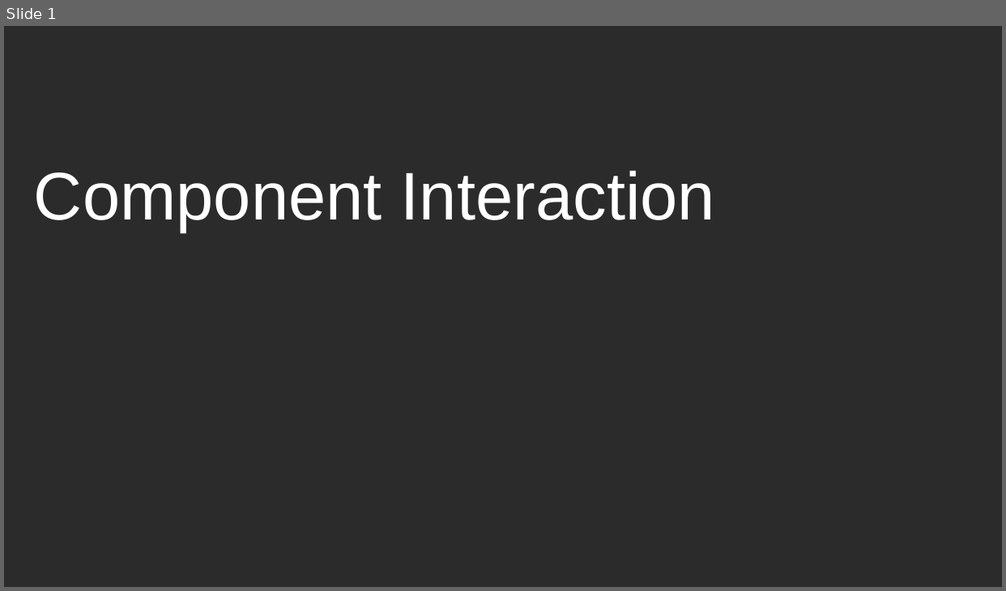
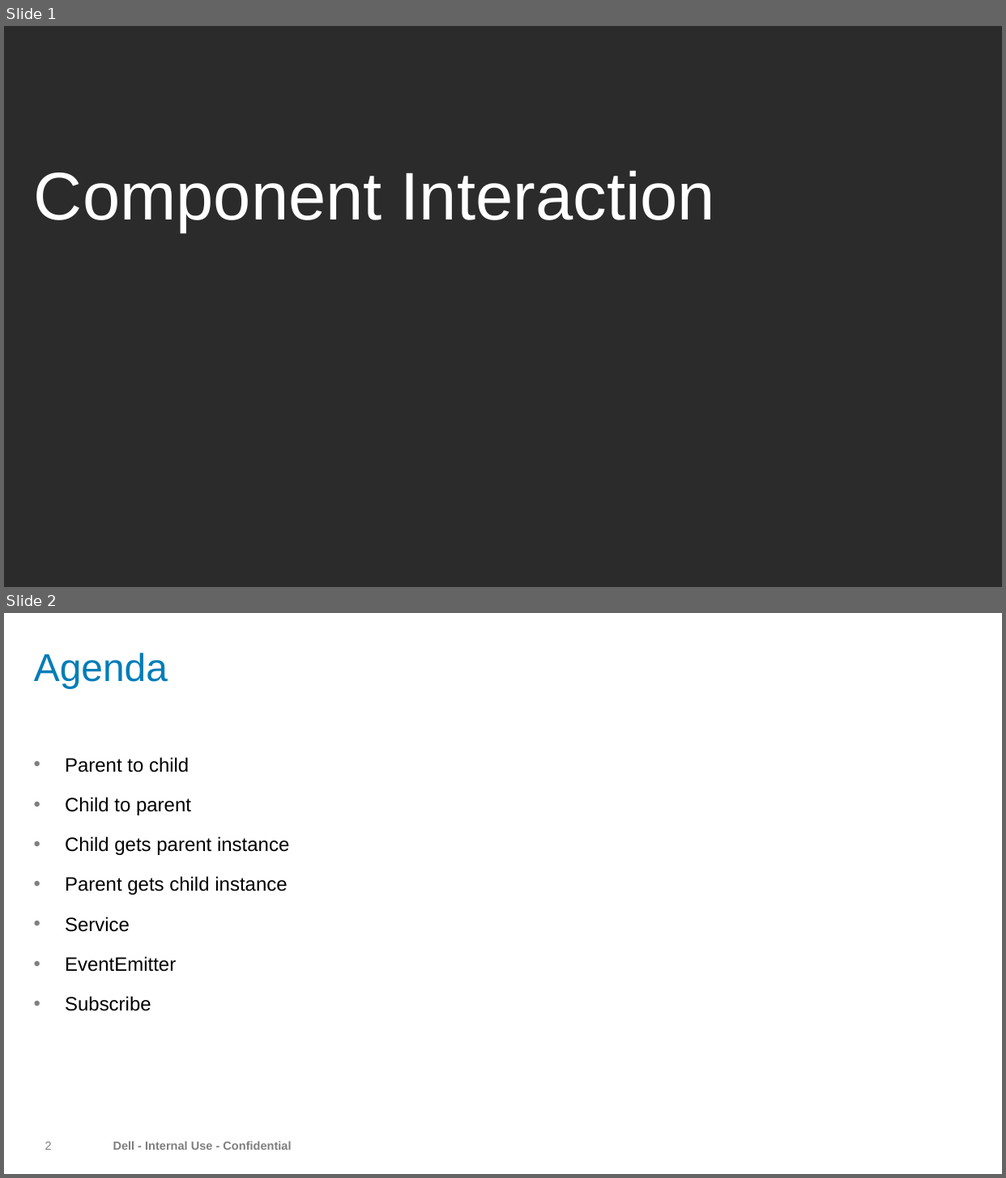
Before and after one commit to iuin/angular-example, a slide deck: Component Interaction.pptx. Shown one above the other, each under a label of ours: slide 1 before the commit, slides 1 and 2 after it. The pictures are 1006x591 and 1006x1178 pixels, drawn with LibreOffice and Linux fonts; fonts in the diff are those of the drawing; background and template pictures are left out; a plain dark background stands for a picture behind light text. Boxes give left, top, right and bottom in pixels: in the first picture for what was removed or moved away, otherwise in the second. Text is boxed around its words. In the diff, an @@ line names an element or a change of style, - is before the commit and + after.

```diff
--- a/Component Interaction.pptx
+++ b/Component Interaction.pptx
@@ slide 2 added at box(4, 613, 1002, 1174), background #FFFFFF @@
@@ title added at box(34, 653, 168, 688), 28 pt, text #007DB8 @@
+Agenda
@@ text added at box(65, 757, 289, 1012), 14 pt, text #000000 @@
+• Parent to child
+• Child to parent
+• Child gets parent instance
+• Parent gets child instance
+• Service
+• EventEmitter
+• Subscribe
@@ page number added at box(45, 1142, 52, 1150), 8.5 pt, text #808080 @@
+2
@@ text added at box(113, 1141, 291, 1150), 8.5 pt, text #7F7F7F, bold @@
+Dell - Internal Use - Confidential
```
Also in this commit, not shown: 8 other slides added, 1 slide removed.
